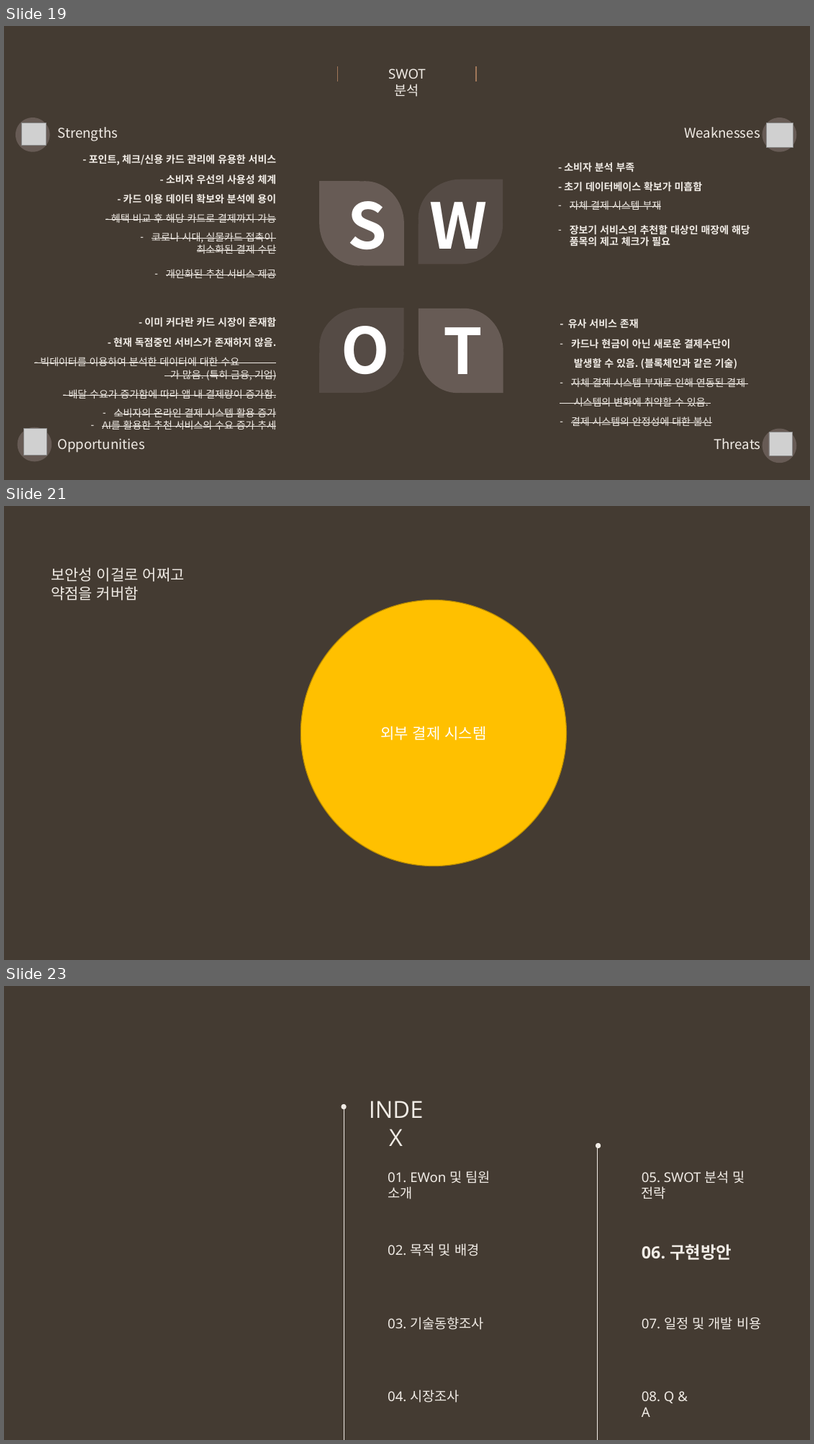
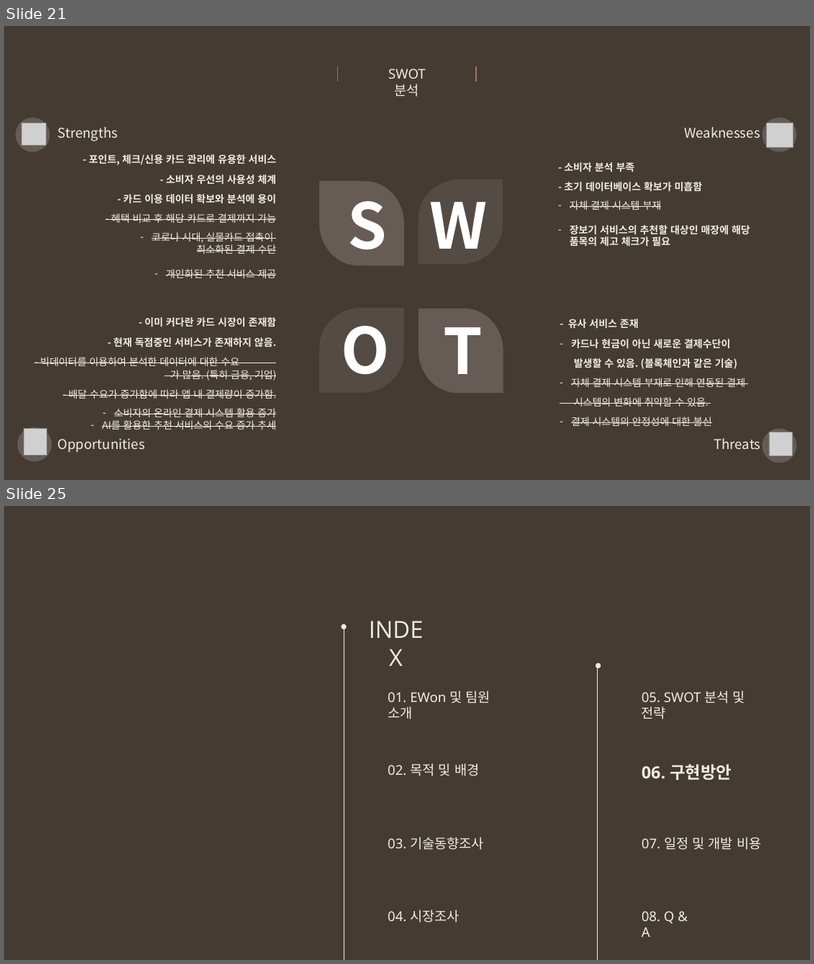
Before and after one commit to snr1229/Content_designing_Presentations, a slide deck: 사업계획서/Week10/EWon_중간고사대체 발표자료_2차.pptx. Shown one above the other, each under a label of ours: slides 19, 21 and 23 before the commit, slides 21 and 25 after it; the slides between them are not shown. The pictures are 814x1444 and 814x964 pixels, drawn with LibreOffice and Linux fonts; fonts in the diff are those of the drawing; grey boxes stand for pictures. Boxes give left, top, right and bottom in pixels: in the first picture for what was removed or moved away, otherwise in the second. Text is boxed around its words. In the diff, an @@ line names an element or a change of style, - is before the commit and + after.

```diff
--- a/사업계획서/Week10/EWon_중간고사대체 발표자료_2차.pptx
+++ b/사업계획서/Week10/EWon_중간고사대체 발표자료_2차.pptx
@@ slide 21 removed at [4,506,810,960], background #443B32 @@
@@ text removed at [51,567,185,600] @@
-보안성 이걸로 어쩌고
-약점을 커버함
@@ ellipse removed at [301,600,566,865] @@
-외부 결제 시스템
@@ what was slide 19 is now slide 21 @@
@@ what was slide 23 is now slide 25 @@
```
Also in this commit, not shown: 9 slides changed, 8 slides added, 2 other slides removed, 1 other file.
